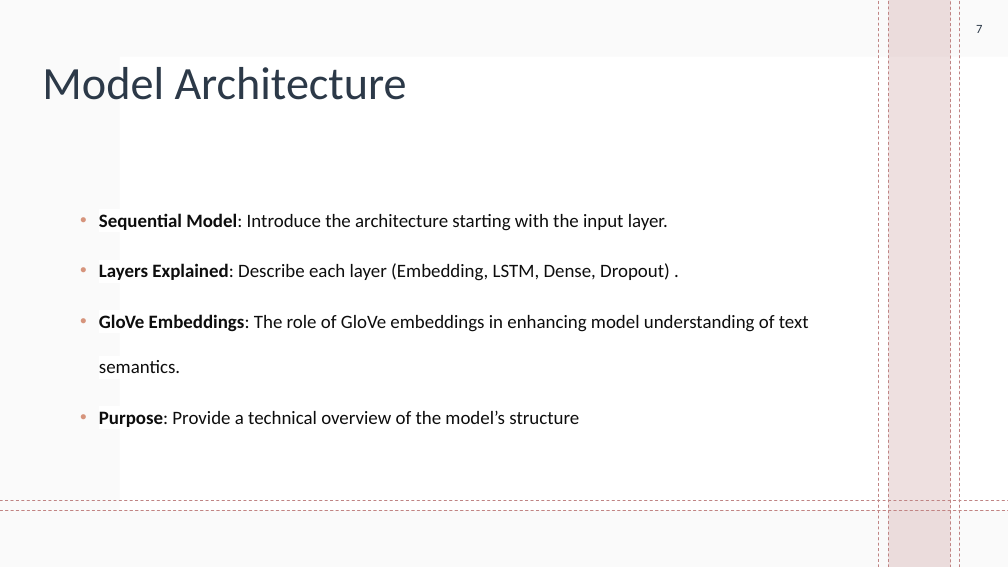
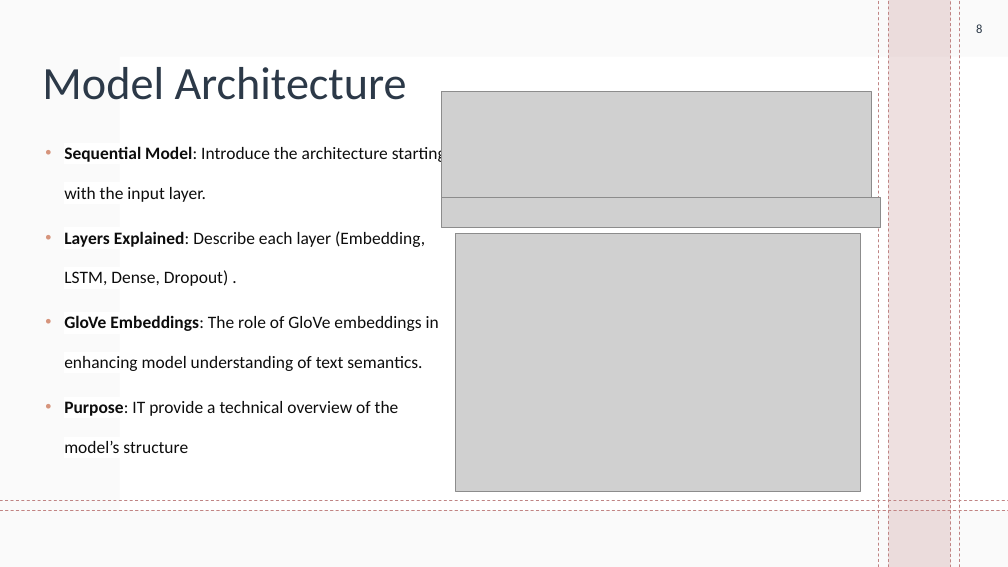
Before and after one commit to Hasansattar/Flaskapp_Amazon_Sentiment_Reviews, a slide deck: slide 8 of Amazon Product Review Sentiments presentation.pptx (slide 7 before the commit). Drawn at 1008x567 pixels with LibreOffice and Linux fonts; fonts in the diff are those of the drawing; grey boxes stand for pictures; background and template pictures are left out. Boxes give left, top, right and bottom in pixels: in the first picture for what was removed or moved away, otherwise in the second. Text is boxed around its words. In the diff, an @@ line names an element or a change of style, - is before the commit and + after.

```diff
--- a/Amazon Product Review Sentiments presentation.pptx
+++ b/Amazon Product Review Sentiments presentation.pptx
@@ page number at [976,24,982,33]: text changed @@
-7
+8
@@ text "Sequential Model: Introduce the architecture ...": place and size @@
-text "Sequential Model: Introduce the architecture ..." at [99,213,809,427]
+text "Sequential Model: Introduce the architecture ..." at [64,145,446,453]
@@ picture added at [442,92,872,197] @@
@@ text at [64,145,446,371]: size 18 to 16.6 pt in "Sequential Model: Introduce the architecture starting with ...", "Layers Explained: Describe each layer (Embedding, LSTM, ...", "GloVe Embeddings: The role of GloVe embeddings ..."; line spacing 2 to 1.9 @@
@@ picture added at [442,197,881,227] @@
@@ picture added at [456,234,861,492] @@
@@ text at [64,401,399,453]: text changed; size 18 to 16.6 pt @@
-  • Purpose: Provide a technical overview of the model’s structure
+  • Purpose: IT provide a technical overview of the model’s structure
```
Also in this commit, not shown: 10 other slides changed, 1 slide added, 1 other file.
